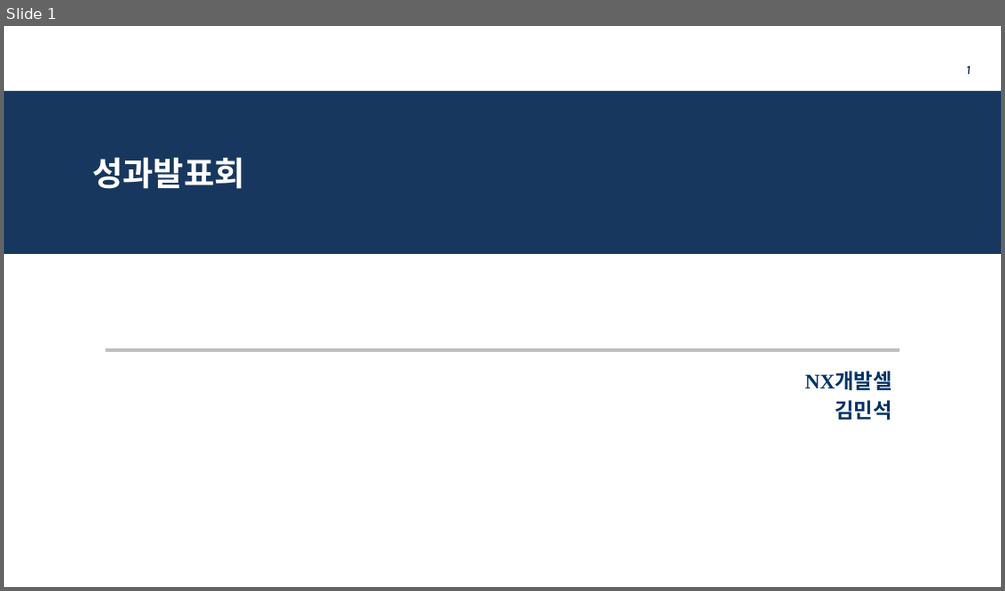
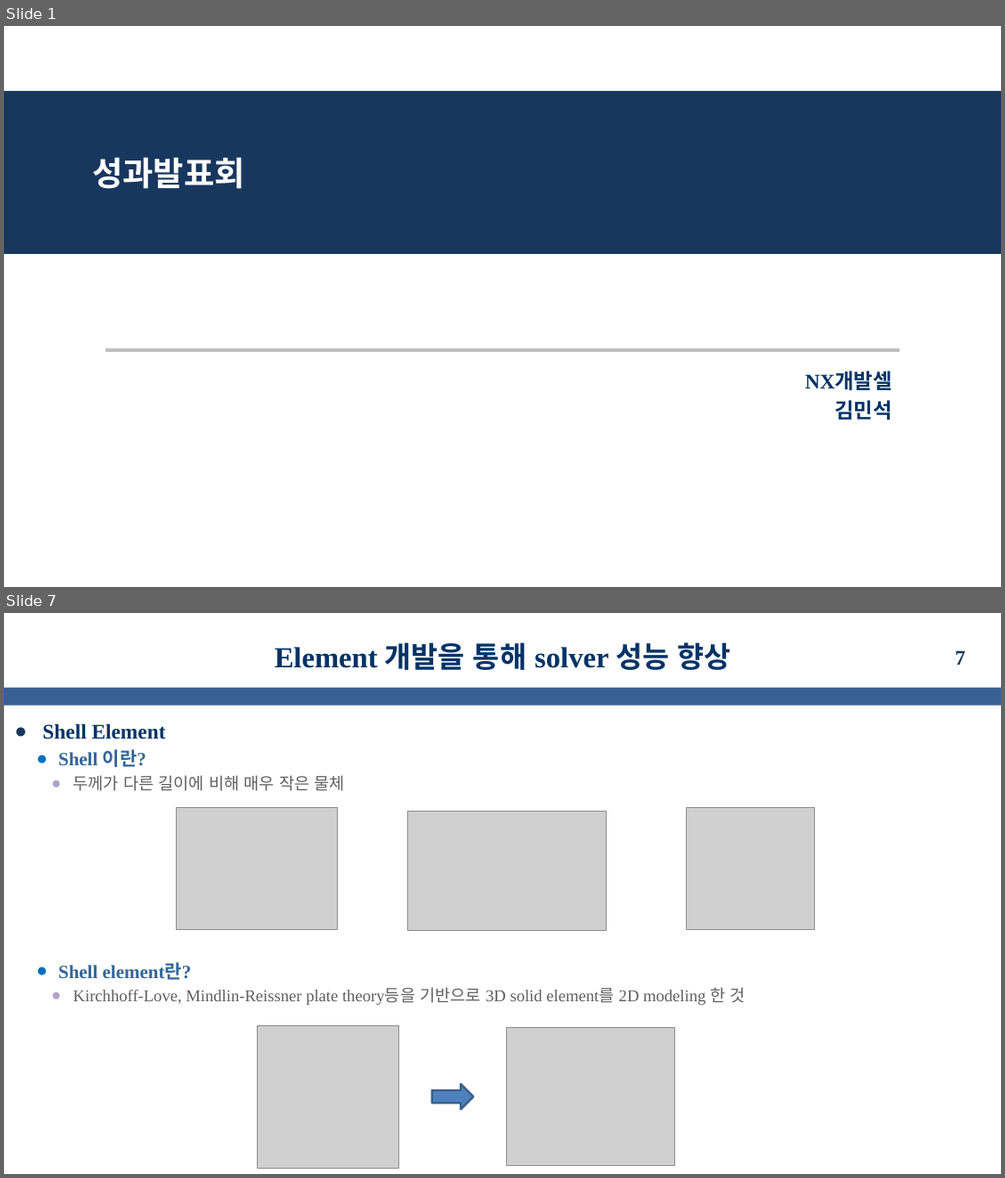
Before and after one commit to kms0523/Study, a slide deck: 발표자료/성과발표(중간).pptx. Shown one above the other, each under a label of ours: slide 1 before the commit, slides 1 and 7 after it; the slides between them are not shown. The pictures are 1005x591 and 1005x1178 pixels, drawn with LibreOffice and Linux fonts; fonts in the diff are those of the drawing; grey boxes stand for pictures; background and template pictures are left out. Boxes give left, top, right and bottom in pixels: in the first picture for what was removed or moved away, otherwise in the second. Text is boxed around its words. In the diff, an @@ line names an element or a change of style, - is before the commit and + after.

```diff
--- a/발표자료/성과발표(중간).pptx
+++ b/발표자료/성과발표(중간).pptx
@@ slide 7 added at (4,613,1001,1174), background #FFFFFF @@
@@ title added at (275,642,730,670), 28 pt, text #003366, bold @@
+Element 개발을 통해 solver 성능 향상
@@ page number added at (955,650,965,665), 20 pt, text #17375E, bold @@
+7
@@ rectangle added at (4,688,1001,706), fill #386193 @@
@@ text added at (42,723,744,1005), 16 pt, text #5F5F5F @@
+● Shell Element
+  ● Shell 이란?
+    ● 두께가 다른 길이에 비해 매우 작은 물체
+  ● Shell element란?
+    ● Kirchhoff-Love, Mindlin-Reissner plate theory등을 기반으로 3D solid element를 2D modeling 한 것
@@ picture added at (177,807,338,929) @@
@@ picture added at (407,811,606,931) @@
@@ picture added at (687,807,815,929) @@
@@ picture added at (257,1025,399,1167) @@
@@ picture added at (507,1027,675,1165) @@
@@ right arrow added at (432,1084,474,1110), fill #4F81BD, outline #3A5F8C 2 pt @@
@@ slide 1 changed as well @@
@@ page number removed at (966,66,970,74) @@
-1
```
Also in this commit, not shown: 1 other slide changed, 7 other slides added, 3 slides removed, 4 other files.
